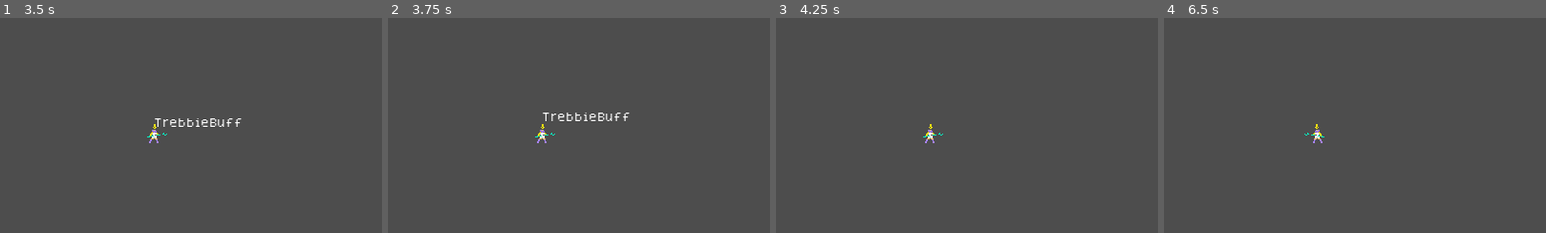
Above: before the commit, frames 1-4 (left to right).
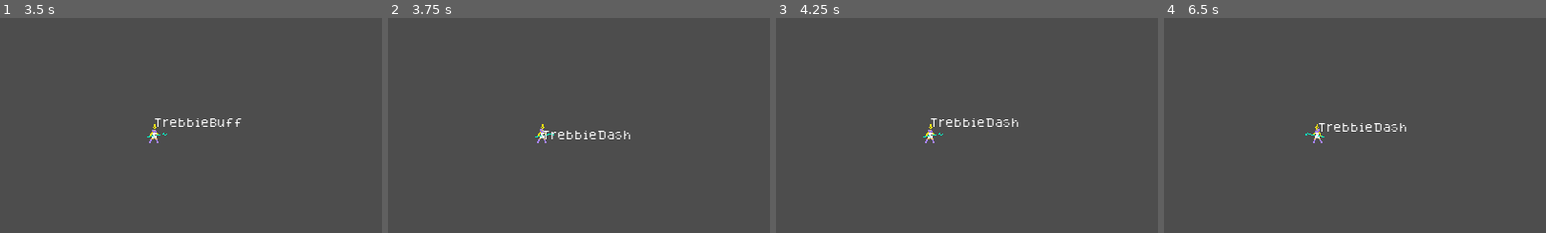
Above: after the commit, the same moments.

Repository: lokasc/rsPrototype
Game: Godot game, scene res://ver_1/game/main/game_manager.tscn
Same seed, same stepped clock (60 frames per second), same inputs: the game is played once before the commit and once after it. The engine's default icon, where the game draws it, is replaced by a stand-in: a white triangle on a blue panel in a dark square.
Inputs (mouse positions are % of the whole screen's width and height, from its top left):
- Up to frame 1 (3.5 s): click (58, 3) at 0.52 s; type "12" at 0.6 s; click "Host" at 1.25 s; click (40, 67) at 2.02 s; tap Enter at 2.75 s; move the mouse to (72, 45) at 2.77 s; hold D (right) from 2.78 s (still down); tap E (ability_1) at 2.85 s; tap Shift (ability_2) at 3.05 s
- Up to frame 2 (3.75 s): tap Space at 3.5 s; move the mouse to (56, 48) at 3.52 s; release D (right) at 3.53 s; hold S (down) from 3.53 s (still down); tap Shift (ability_2) at 3.6 s
- Up to frame 3 (4.25 s): keep holding S (down); tap E (ability_1) at 3.8 s
- Up to frame 4 (6.5 s): move the mouse to (60, 28) at 4.27 s; release S (down) at 4.28 s; hold D (right) 4.28-5.03 s; tap E (ability_1) at 4.35, 5.3 s; tap Shift (ability_2) at 4.55, 5.1, 6.05 s; tap Enter at 5 s; move the mouse to (45, 70) at 5.02 s; hold W (up) 5.03-5.78 s; tap Space at 5.75 s; move the mouse to (80, 65) at 5.77 s; hold A (left) from 5.78 s (still down); click (80, 65) at 5.85 s
The pictures show only the part of the screen within x 30-80%, y 23-73%; the shares and areas given below are measured in that part.

Frame 1 is identical in both runs. In frame 2, 0.9% of the frame differs, in the area x 39-64%, y 44-57%; in frame 3, 0.4%; in frame 4, 0.5%.

Commit message:
Added beat sync effect to trebbie dash
- trebbie dash now reduces cd
- editted numbers in trebbie buff for better gameplay
- trebbie dash now makes her invincible

Bug: Because of how timers work, window 2's ability timer doesnt end before window 1 so on window 1: is_ready() is true but window 2 isnt
so it desyncs there - Lucas, 27/08/2024 12:00PM

Diff:
--- a/ver_1/character/hero/Trebbie/trebbie.tscn
+++ b/ver_1/character/hero/Trebbie/trebbie.tscn
@@ -158,7 +158,6 @@
 dmg_multiplier = 3.0
 hsg_multiplier = 4.0
 status_duration = 5.0
-recast_window = 2.0
 
 [node name="Sprite2D" type="Sprite2D" parent="."]
 texture = ExtResource("4_3i3qh")
--- a/ver_1/character/hero/Trebbie/trebbie_attack.gd
+++ b/ver_1/character/hero/Trebbie/trebbie_attack.gd
@@ -69,12 +69,14 @@
 
 	# Process abilities
 	if hero.input.ability_1 and hero.ability_1.is_ready():
-		state_change.emit(self, "TrebbieBuff")
 		if GameManager.Instance.bc.is_on_beat(): #Entering buff state while in sync
 			hero.ability_1.is_synced = true
+		state_change.emit(self, "TrebbieBuff")
 	elif hero.input.ability_1:
 		print("Ability 1 is on cooldown! ", ability_1_cd_display)
 	elif hero.input.ability_2 and hero.ability_2.is_ready():
+		if GameManager.Instance.bc.is_on_beat(): #Entering buff state while in sync
+			hero.ability_2.is_synced = true
 		state_change.emit(self, "TrebbieDash")
 	elif hero.input.ability_2:
 		print("Ability 2 is on cooldown! ", ability_2_cd_display)
@@ -89,7 +91,6 @@
 	if not is_tip_hit: # The tip and normal hitbox are mutually exclusive
 		enemy.take_damage(get_multiplied_atk())
 		hero.gain_health(get_multiplied_atk() * hero.char_stats.hsg)
-		print(hero.current_health)
 	# TODO: have to change how lifesteal works,
 	# not relating it to the atk stat but the damage enemies receive
 
--- a/ver_1/character/hero/Trebbie/trebbie_buff.gd
+++ b/ver_1/character/hero/Trebbie/trebbie_buff.gd
@@ -66,6 +66,7 @@
 	start_cd()
 	hitbox.visible = false
 	hitbox.monitoring = false
+	is_synced = false
 
 func update(delta: float) -> void:
 	super(delta)
--- a/ver_1/character/hero/Trebbie/trebbie_buff.tscn
+++ b/ver_1/character/hero/Trebbie/trebbie_buff.tscn
@@ -15,7 +15,7 @@
 status_duration = 2.0
 initial_area = 150
 beat_sync_multiplier = 1.2
-recast_window = 1.0
+recast_window = 0.5
 
 [node name="HitBox" type="Area2D" parent="."]
 collision_layer = 0
--- a/ver_1/character/hero/Trebbie/trebbie_dash.gd
+++ b/ver_1/character/hero/Trebbie/trebbie_dash.gd
@@ -8,6 +8,9 @@
 @export var zero_cd : bool = false
 @export var speed : int
 @export var distance : int
+
+@export_category("Music sync stats")
+@export var cd_reducion : float = 1.0
 
 var original_pos = Vector2.ZERO
 var direction = Vector2.ZERO
@@ -41,9 +44,12 @@
 	super()
 	# Store hero position and the direction when the ability is used
 	original_pos = hero.position
-
+	a_stats.cd = initial_cd
+	if is_synced:
+		a_stats.cd *= cd_reducion
 	look_at(hero.input.get_mouse_position())
 	direction = original_pos.direction_to(hero.input.get_mouse_position())
+	hero.IS_INVINCIBLE = true
 
 	# enable hitboxes
 	collisionbox.disabled = false
@@ -59,6 +65,9 @@
 	collisionbox.visible = false
 	hitbox.visible = false
 	hitbox.monitoring = false
+	hero.IS_INVINCIBLE = false
+	is_synced = false
+
 
 func update(_delta: float):
 	super(_delta)
--- a/ver_1/character/hero/Trebbie/trebbie_dash.tscn
+++ b/ver_1/character/hero/Trebbie/trebbie_dash.tscn
@@ -18,9 +18,10 @@
 [node name="TrebbieDash" type="Node2D"]
 script = ExtResource("1_x8u2y")
 initial_dmg = 30
-initial_cd = 2
+initial_cd = 3
 speed = 10
 distance = 200
+cd_reducion = 0.5
 
 [node name="HitBox" type="Area2D" parent="."]
 collision_layer = 4
